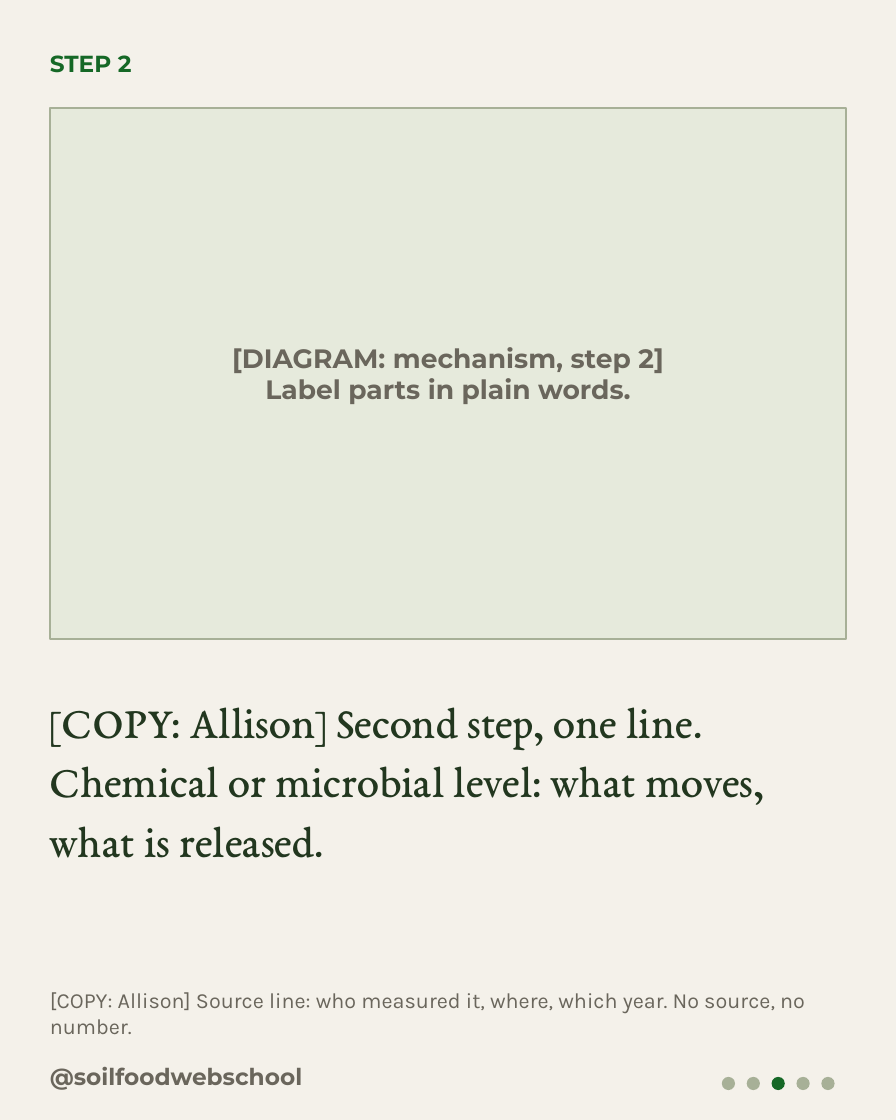
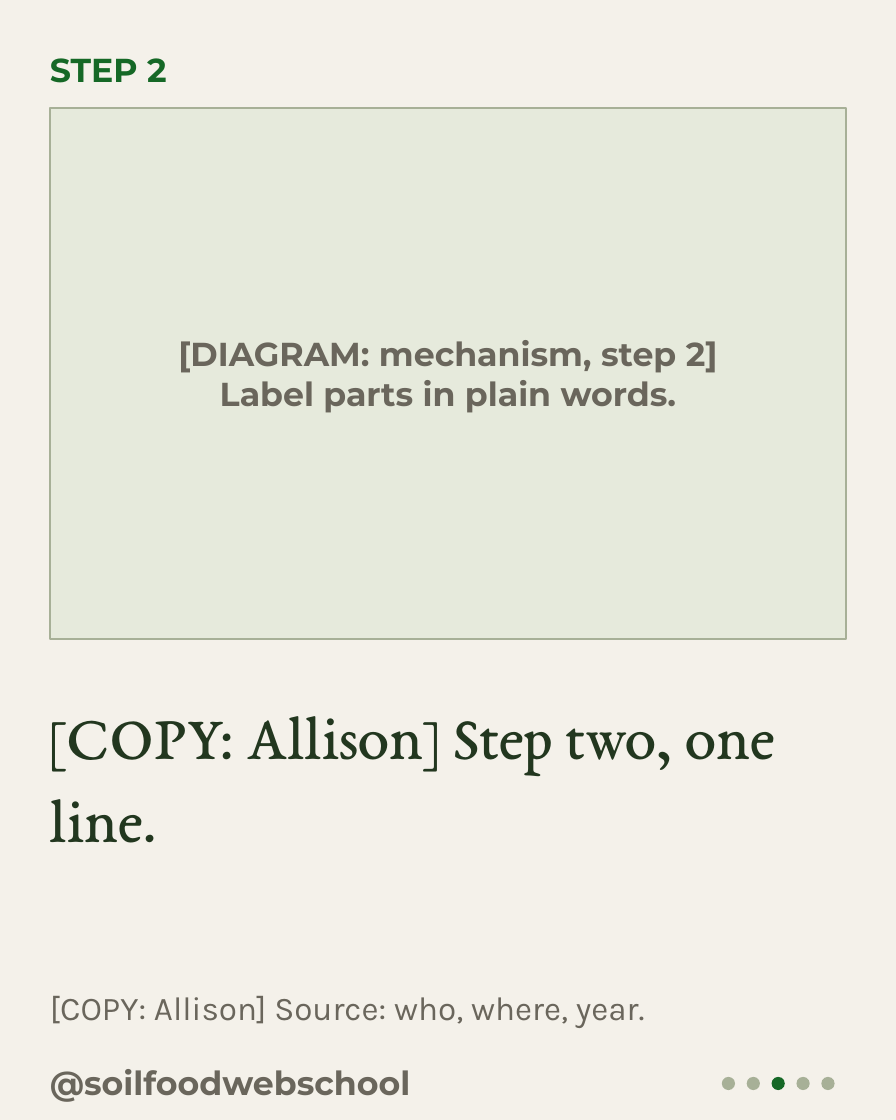
Before and after one commit to linneamoritznyc/SFW-SocialMedia, a slide deck: slide 3 of templates/carousels/did-you-know.pptx. Drawn at 896x1120 pixels with LibreOffice and Linux fonts; fonts in the diff are those of the drawing. Boxes give left, top, right and bottom in pixels: in the first picture for what was removed or moved away, otherwise in the second. Text is boxed around its words. In the diff, an @@ line names an element or a change of style, - is before the commit and + after.

```diff
--- a/templates/carousels/did-you-know.pptx
+++ b/templates/carousels/did-you-know.pptx
@@ text "STEP 2" at (50, 58, 167, 83): size 21 to 30 pt @@
@@ text "[DIAGRAM: mechanism, step 2]" at (178, 340, 718, 413): size 24 to 30 pt @@
@@ text at (50, 716, 775, 843): text changed; size 40.5 to 57 pt @@
-[COPY: Allison] Second step, one line. Chemical or microbial level: what moves, what is released.
+[COPY: Allison] Step two, one line.
@@ text at (50, 996, 645, 1028): text changed; size 19.5 to 30 pt @@
-[COPY: Allison] Source line: who measured it, where, which year. No source, no number.
+[COPY: Allison] Source: who, where, year.
@@ text "@soilfoodwebschool" at (50, 1069, 411, 1102): size 21 to 30 pt @@
```
Also in this commit, not shown: 4 other slides changed, 14 other files.
